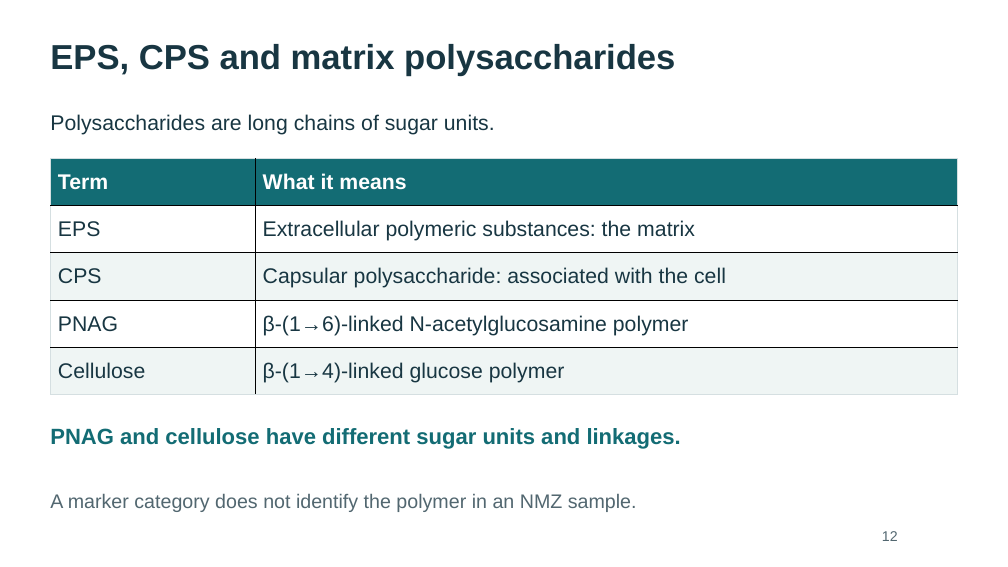
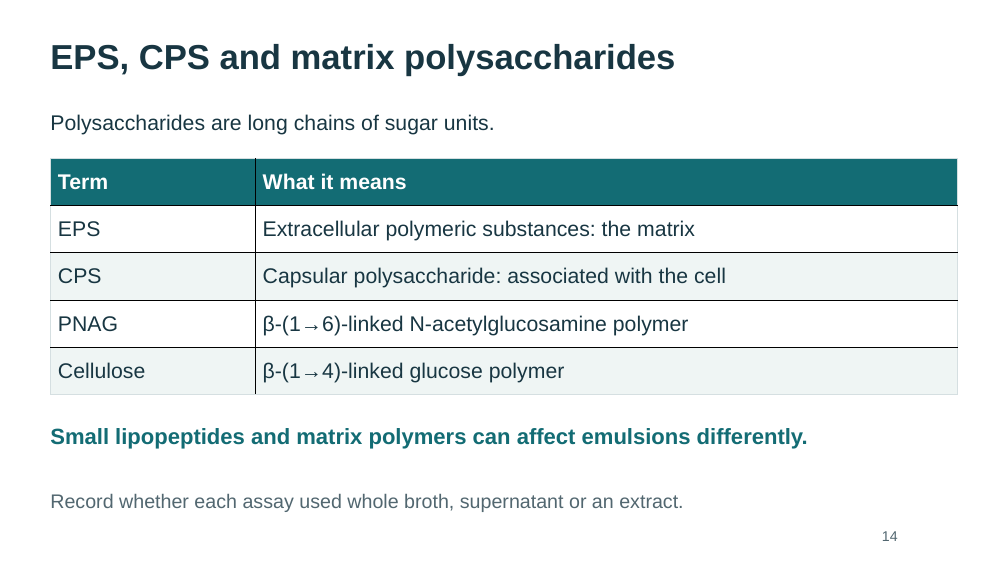
Before and after one commit to WhyAdr/sm-manu, a slide deck: slide 14 of explainer/NMZ-Serratia-genomics-explainer-2026-10-20.pptx (slide 12 before the commit). Drawn at 1008x567 pixels with LibreOffice and Linux fonts; fonts in the diff are those of the drawing. Boxes give left, top, right and bottom in pixels: in the first picture for what was removed or moved away, otherwise in the second. Text is boxed around its words. In the diff, an @@ line names an element or a change of style, - is before the commit and + after.

```diff
--- a/explainer/NMZ-Serratia-genomics-explainer-2026-10-20.pptx
+++ b/explainer/NMZ-Serratia-genomics-explainer-2026-10-20.pptx
@@ text at [50,428,808,449]: text changed @@
-PNAG and cellulose have different sugar units and linkages.
+Small lipopeptides and matrix polymers can affect emulsions differently.
@@ text at [50,493,683,512]: text changed @@
-A marker category does not identify the polymer in an NMZ sample.
+Record whether each assay used whole broth, supernatant or an extract.
@@ text at [882,531,898,541]: text changed @@
-12
+14
```
Also in this commit, not shown: 21 other slides changed, 4 slides added, 1 slide removed, 12 other files.
